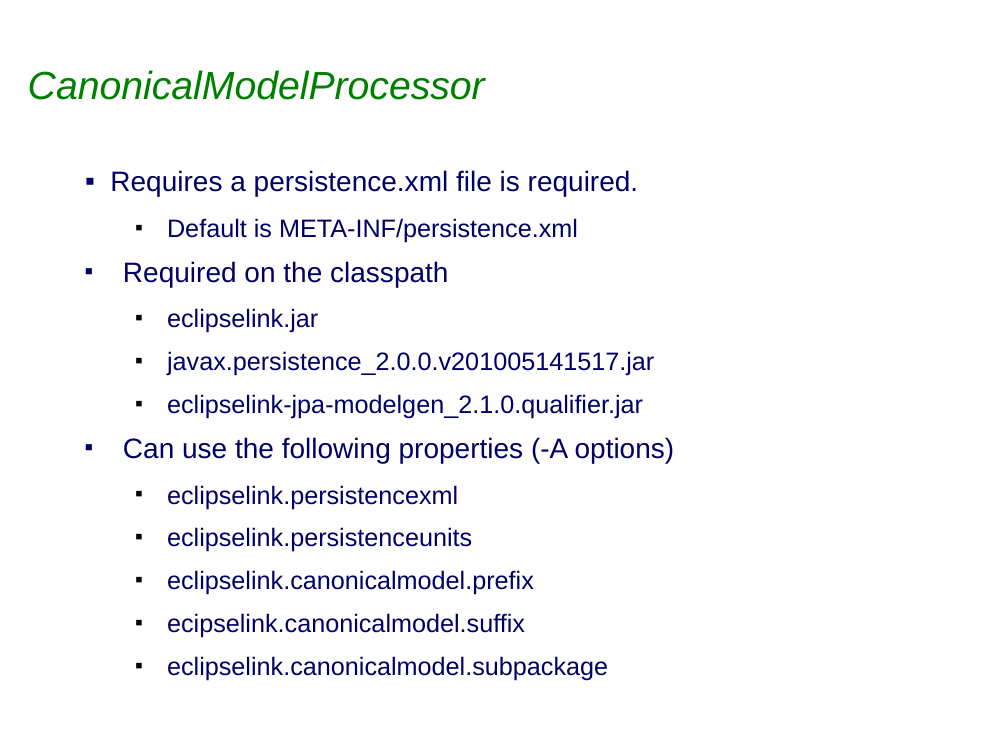
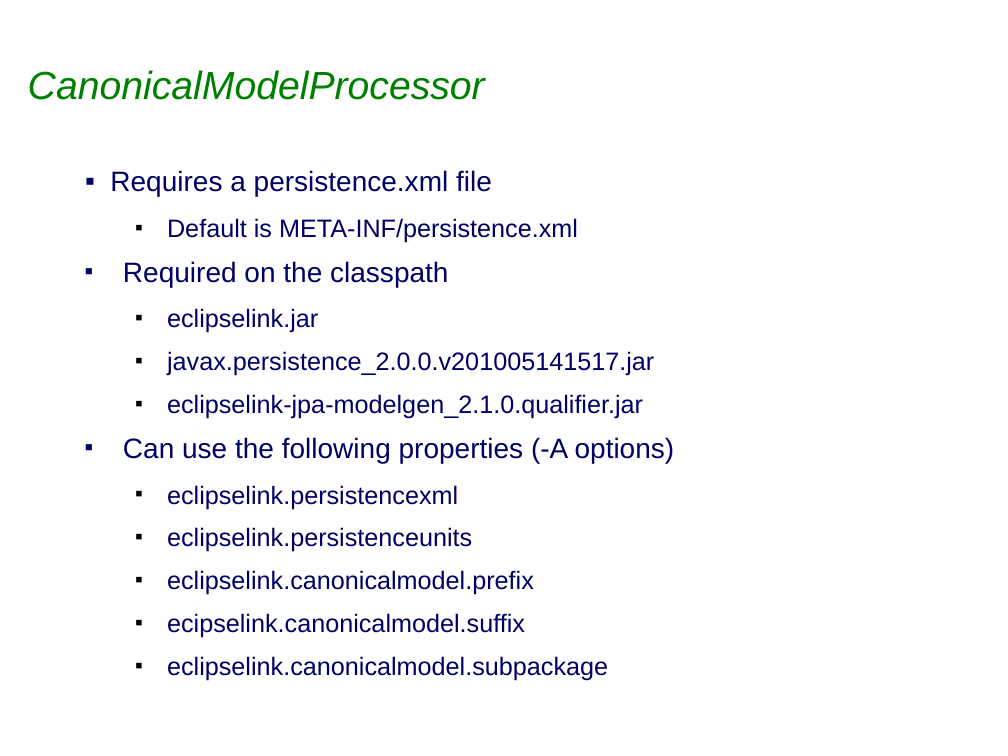
Before and after one commit to sabineheider/incubator, a slide deck: slide 6 of summit-2010/CanonicalModelGen.odp. Drawn at 1008x756 pixels with LibreOffice and Linux fonts; fonts in the diff are those of the drawing; background and template pictures are left out. Boxes give left, top, right and bottom in pixels: in the first picture for what was removed or moved away, otherwise in the second. Text is boxed around its words. In the diff, an @@ line names an element or a change of style, - is before the commit and + after.

```diff
--- a/summit-2010/CanonicalModelGen.odp
+++ b/summit-2010/CanonicalModelGen.odp
@@ text at [110,170,492,197]: text changed @@
-▪ Requires a persistence.xml file is required.
+▪ Requires a persistence.xml file
```
Also in this commit, not shown: 3 other slides changed.
